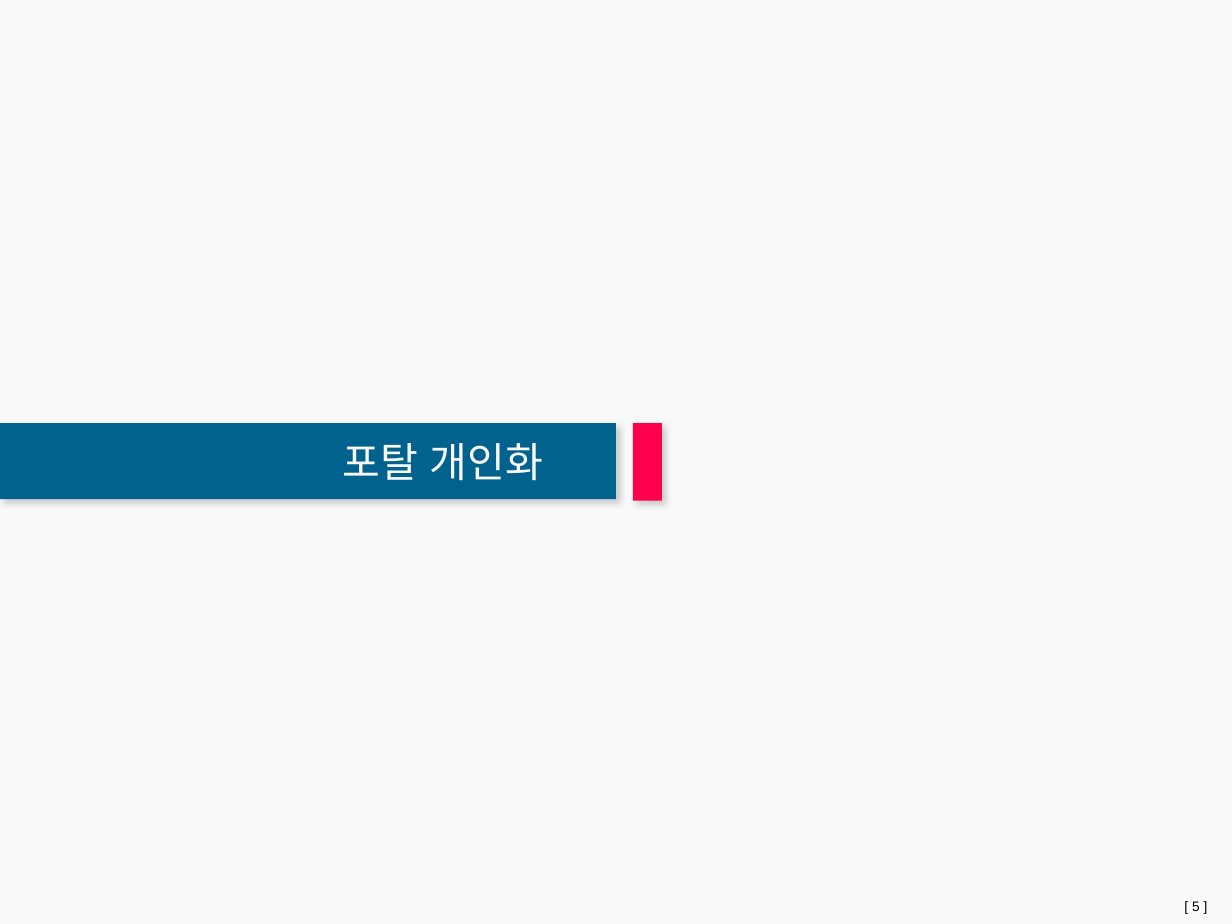
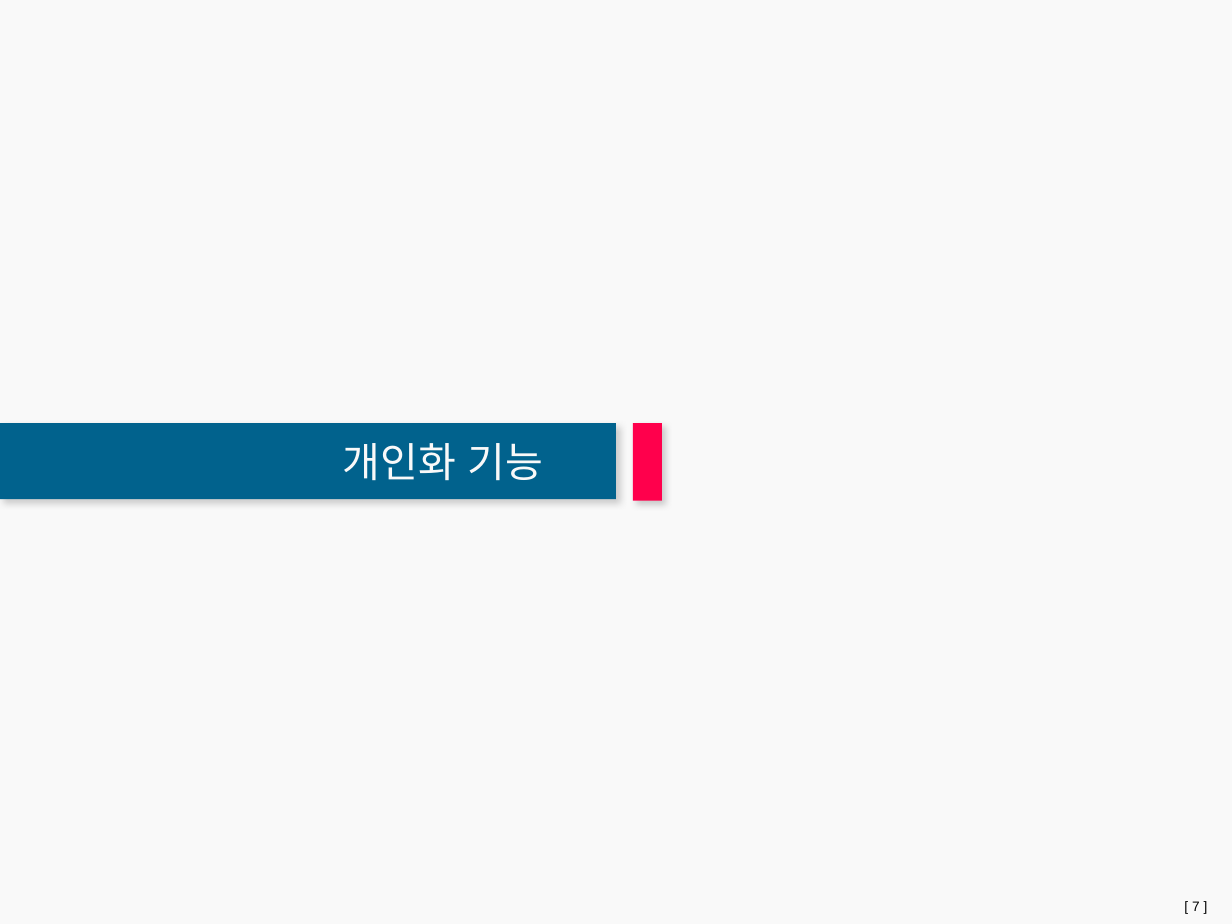
Before and after one commit to wasa-bee/smartsuite9.1_video_edu, a slide deck: slide 7 of 01 SmartFramework.pptx (slide 5 before the commit). Drawn at 1232x924 pixels with LibreOffice and Linux fonts; fonts in the diff are those of the drawing; background and template pictures are left out. Boxes give left, top, right and bottom in pixels: in the first picture for what was removed or moved away, otherwise in the second. Text is boxed around its words. In the diff, an @@ line names an element or a change of style, - is before the commit and + after.

```diff
--- a/01 SmartFramework.pptx
+++ b/01 SmartFramework.pptx
@@ text at [343,443,544,481]: text changed @@
-포탈 개인화
+개인화 기능
@@ page number at [1192,901,1200,911]: text changed @@
-[ 5 ]
+[ 7 ]
```
Also in this commit, not shown: 1 other slide changed, 2 slides added, 2 other files.
